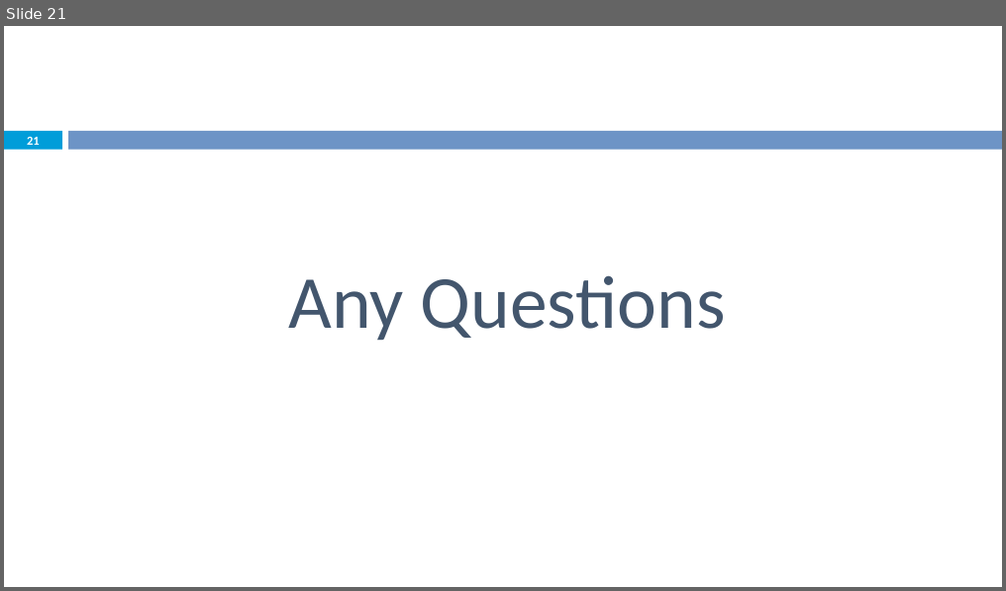
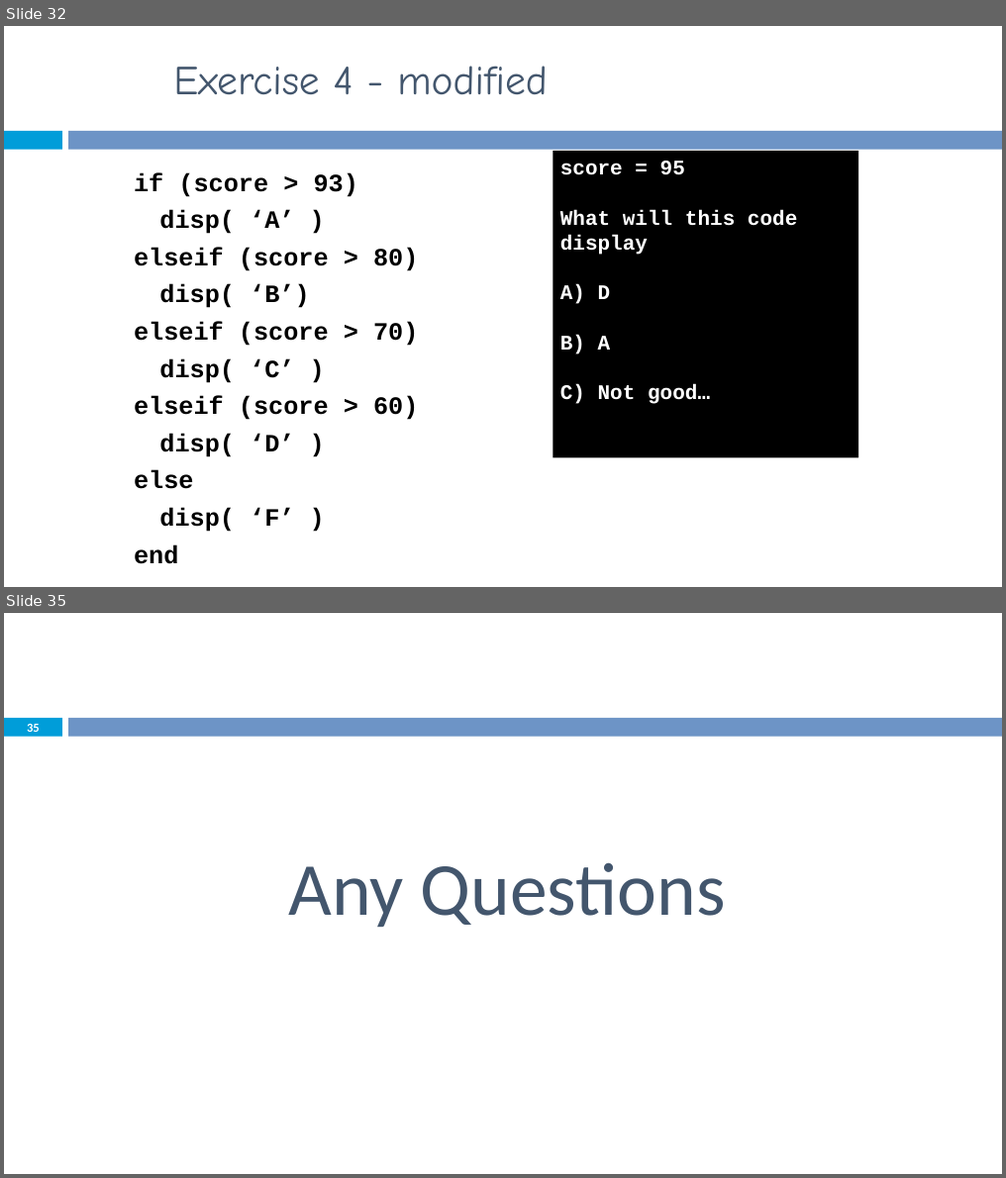
Before and after one commit to Emadalsuwat/emadalsuwat.github.io, a slide deck: scientificcomputing/Lecture 9.pptx. Shown one above the other, each under a label of ours: slide 21 before the commit, slides 32 and 35 after it; the slides between them are not shown. The pictures are 1006x591 and 1006x1178 pixels, drawn with LibreOffice and Linux fonts; fonts in the diff are those of the drawing. Boxes give left, top, right and bottom in pixels: in the first picture for what was removed or moved away, otherwise in the second. Text is boxed around its words. In the diff, an @@ line names an element or a change of style, - is before the commit and + after.

```diff
--- a/scientificcomputing/Lecture 9.pptx
+++ b/scientificcomputing/Lecture 9.pptx
@@ slide 32 added at (4,26,1002,587), background #FFFFFF; not listed: 2 template elements that a slide beside it also shows @@
@@ title added at (173,66,548,95), 39.6 pt, text #43566D @@
+Exercise 4 - modified
@@ text added at (134,173,418,565), 24 pt, text #000000, bold @@
+if (score > 93)
+disp( ‘A’ )
+elseif (score > 80)
+disp( ‘B’)
+elseif (score > 70)
+disp( ‘C’ )
+elseif (score > 60)
+disp( ‘D’ )
+else
+disp( ‘F’ )
+end
@@ rectangle added at (552,151,858,459), fill #000000, 20 pt, text #FFFFFF, bold @@
+score = 95
+What will this code display
+A) D
+B) A
+C) Not good…
@@ what was slide 21 is now slide 35 @@
@@ page number at (27,724,40,732): text changed @@
-21
+35
```
Also in this commit, not shown: 1 slide changed, 32 other slides added, 19 slides removed, 3 other files.
